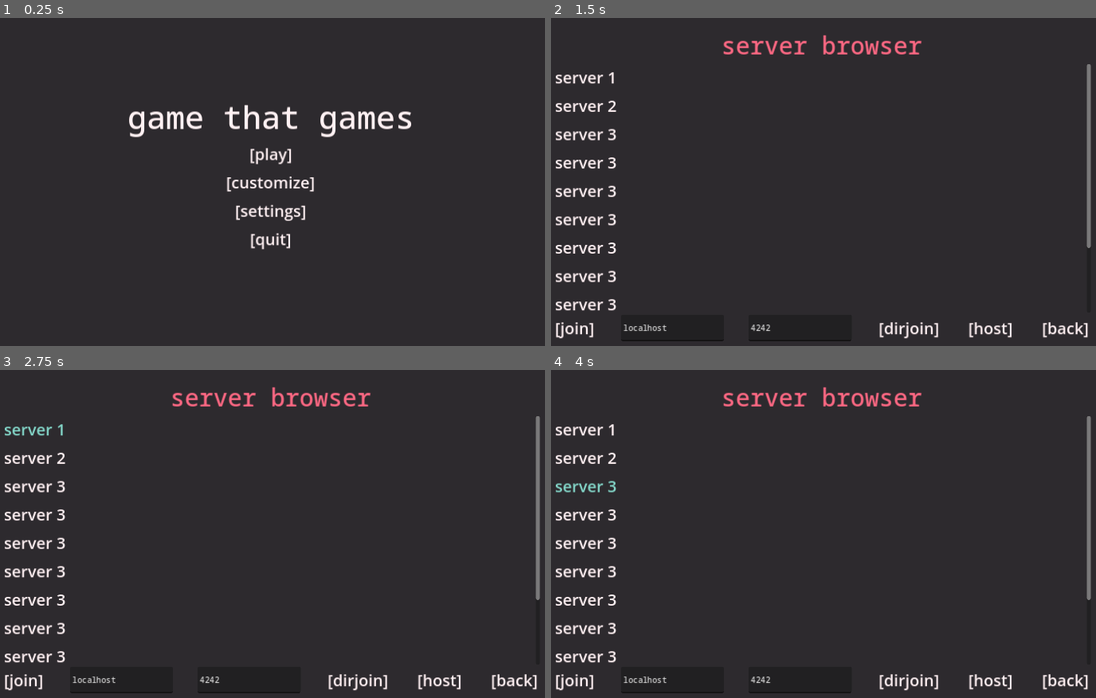
Above: before the commit, frames 1-4 (two rows, left to right).
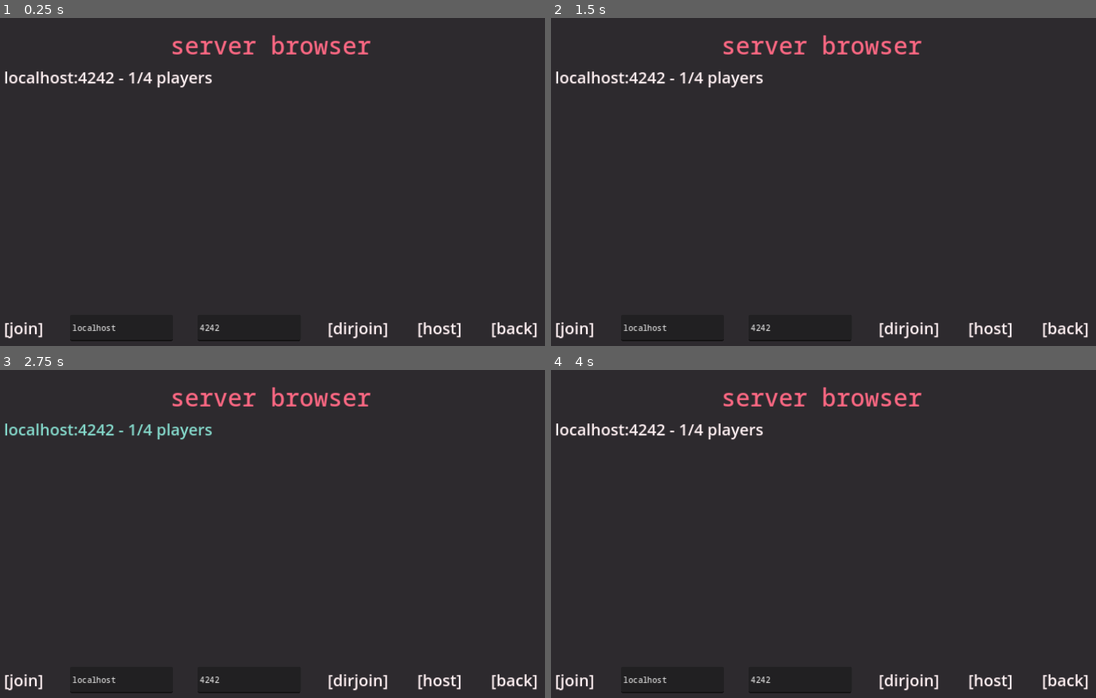
Above: after the commit, the same moments.

Repository: 4efk/new-mp-game
Game: Godot game, scene res://Menu/main_menu.tscn
Same seed, same stepped clock (60 frames per second), same inputs: the game is played once before the commit and once after it.
Inputs (mouse positions are in pixels of both pictures, inside the frame that each line leads up to):
- Up to frame 1 (0.25 s): no input
- Up to frame 2 (1.5 s): click (660, 77) at 0.5 s, where only the run after the commit has a clickable "localhost:4242 - 1/4 players"; click (823, 152) at 1.25 s, where only the run before the commit has a clickable "[play]"
- Up to frame 3 (2.75 s): click (32, 429) at 2 s, where only the run before the commit has a clickable "server 1"
- Up to frame 4 (4 s): click (583, 458) at 2.75 s, where only the run before the commit has a clickable "server 2"; click (583, 484) at 3.5 s, where only the run before the commit has a clickable "server 3"

The runs differ from the first frame. In frame 1, 4.9% of the frame differs, in the area x 0-99%, y 5-99%; in frame 2, 2.7%; in frame 3, 2.7%; in frame 4, 2.7%.

Commit message:
server detection work

Diff:
--- /dev/null
+++ b/src/Menu/ServerBrowser/sb_server_button.gd
@@ -0,0 +1,7 @@
+extends Button
+
+@export var ip_address = 'localhost'
+@export var port = 4242
+
+func _on_pressed() -> void:
+	Networking.create_client(ip_address, port)
--- /dev/null
+++ b/src/Menu/ServerBrowser/sb_server_button.tscn
@@ -0,0 +1,14 @@
+[gd_scene load_steps=2 format=3 uid="uid://dx1d8plcirj2f"]
+
+[ext_resource type="Script" path="res://Menu/ServerBrowser/sb_server_button.gd" id="1_lxgeh"]
+
+[node name="ServerButton" type="Button"]
+focus_mode = 0
+theme_override_colors/font_hover_color = Color(0.521569, 0.854902, 0.8, 1)
+theme_override_colors/font_color = Color(1, 0.945098, 0.952941, 1)
+theme_override_font_sizes/font_size = 32
+text = "localhost:4242 - 1/4 players"
+flat = true
+script = ExtResource("1_lxgeh")
+
+[connection signal="pressed" from="." to="." method="_on_pressed"]
--- a/src/Menu/main_menu.gd
+++ b/src/Menu/main_menu.gd
@@ -1,10 +1,14 @@
 extends Control
+
+var server_browser_server_button = preload("res://Menu/ServerBrowser/sb_server_button.tscn")
 
 @onready var main_menu: Control = $MainMenu
 
 @onready var host_join_browser: Control = $HostJoinBrowser
 @onready var ip_address_lineedit: LineEdit = $HostJoinBrowser/VBoxContainer/Buttons/IPAddress
 @onready var port_lineedit: LineEdit = $HostJoinBrowser/VBoxContainer/Buttons/Port
+@onready var server_list: VBoxContainer = $HostJoinBrowser/VBoxContainer/ScrollContainer/Servers
+
 
 @onready var lobby: Control = $Lobby
 @onready var players_grid: GridContainer = $Lobby/VBoxContainer/PlayersGrid
@@ -32,6 +36,11 @@
 	customize_ui_player.get_node('CustomLetter').text = GlobalScript.settings['player_custom_letter']
 
 func _process(delta: float) -> void:
+	# server browser ui
+	#for available_server in Networking.available_servers:
+		#if server_list.has
+
+	# lobby ui
 	for node in players_grid.get_children():
 		if str(node.name).begins_with('Player'):
 			node.hide()
--- a/src/Menu/main_menu.tscn
+++ b/src/Menu/main_menu.tscn
@@ -1,7 +1,8 @@
-[gd_scene load_steps=4 format=3 uid="uid://2unws7tipg78"]
+[gd_scene load_steps=5 format=3 uid="uid://2unws7tipg78"]
 
 [ext_resource type="FontFile" uid="uid://cx0pcfqcm8158" path="res://Fonts/NotoSansMono-Medium.ttf" id="1_16r03"]
 [ext_resource type="Script" path="res://Menu/main_menu.gd" id="1_nmt8t"]
+[ext_resource type="PackedScene" uid="uid://dx1d8plcirj2f" path="res://Menu/ServerBrowser/sb_server_button.tscn" id="3_53wn7"]
 
 [sub_resource type="RectangleShape2D" id="RectangleShape2D_dvtrj"]
 size = Vector2(128, 64)
@@ -16,6 +17,7 @@
 script = ExtResource("1_nmt8t")
 
 [node name="MainMenu" type="Control" parent="."]
+visible = false
 layout_mode = 1
 anchors_preset = 15
 anchor_right = 1.0
@@ -109,7 +111,6 @@
 flat = true
 
 [node name="HostJoinBrowser" type="Control" parent="."]
-visible = false
 layout_mode = 1
 anchors_preset = 15
 anchor_right = 1.0
@@ -147,113 +148,8 @@
 custom_minimum_size = Vector2(0, 500)
 layout_mode = 2
 
-[node name="Server1" type="Button" parent="HostJoinBrowser/VBoxContainer/ScrollContainer/Servers"]
-layout_mode = 2
-focus_mode = 0
-theme_override_colors/font_hover_color = Color(0.521569, 0.854902, 0.8, 1)
-theme_override_colors/font_color = Color(1, 0.945098, 0.952941, 1)
-theme_override_font_sizes/font_size = 32
-text = "server 1"
-flat = true
-
-[node name="Server2" type="Button" parent="HostJoinBrowser/VBoxContainer/ScrollContainer/Servers"]
-layout_mode = 2
-focus_mode = 0
-theme_override_colors/font_hover_color = Color(0.521569, 0.854902, 0.8, 1)
-theme_override_colors/font_color = Color(1, 0.945098, 0.952941, 1)
-theme_override_font_sizes/font_size = 32
-text = "server 2"
-flat = true
-
-[node name="Server3" type="Button" parent="HostJoinBrowser/VBoxContainer/ScrollContainer/Servers"]
-layout_mode = 2
-focus_mode = 0
-theme_override_colors/font_hover_color = Color(0.521569, 0.854902, 0.8, 1)
-theme_override_colors/font_color = Color(1, 0.945098, 0.952941, 1)
-theme_override_font_sizes/font_size = 32
-text = "server 3"
-flat = true
-
-[node name="Server4" type="Button" parent="HostJoinBrowser/VBoxContainer/ScrollContainer/Servers"]
-layout_mode = 2
-focus_mode = 0
-theme_override_colors/font_hover_color = Color(0.521569, 0.854902, 0.8, 1)
-theme_override_colors/font_color = Color(1, 0.945098, 0.952941, 1)
-theme_override_font_sizes/font_size = 32
-text = "server 3"
-flat = true
-
-[node name="Server5" type="Button" parent="HostJoinBrowser/VBoxContainer/ScrollContainer/Servers"]
-layout_mode = 2
-focus_mode = 0
-theme_override_colors/font_hover_color = Color(0.521569, 0.854902, 0.8, 1)
-theme_override_colors/font_color = Color(1, 0.945098, 0.952941, 1)
-theme_override_font_sizes/font_size = 32
-text = "server 3"
-flat = true
-
-[node name="Server6" type="Button" parent="HostJoinBrowser/VBoxContainer/ScrollContainer/Servers"]
-layout_mode = 2
-focus_mode = 0
-theme_override_colors/font_hover_color = Color(0.521569, 0.854902, 0.8, 1)
-theme_override_colors/font_color = Color(1, 0.945098, 0.952941, 1)
-theme_override_font_sizes/font_size = 32
-text = "server 3"
-flat = true
-
-[node name="Server7" type="Button" parent="HostJoinBrowser/VBoxContainer/ScrollContainer/Servers"]
-layout_mode = 2
-focus_mode = 0
-theme_override_colors/font_hover_color = Color(0.521569, 0.854902, 0.8, 1)
-theme_override_colors/font_color = Color(1, 0.945098, 0.952941, 1)
-theme_override_font_sizes/font_size = 32
-text = "server 3"
-flat = true
-
-[node name="Server8" type="Button" parent="HostJoinBrowser/VBoxContainer/ScrollContainer/Servers"]
-layout_mode = 2
-focus_mode = 0
-theme_override_colors/font_hover_color = Color(0.521569, 0.854902, 0.8, 1)
-theme_override_colors/font_color = Color(1, 0.945098, 0.952941, 1)
-theme_override_font_sizes/font_size = 32
-text = "server 3"
-flat = true
-
-[node name="Server9" type="Button" parent="HostJoinBrowser/VBoxContainer/ScrollContainer/Servers"]
-layout_mode = 2
-focus_mode = 0
-theme_override_colors/font_hover_color = Color(0.521569, 0.854902, 0.8, 1)
-theme_override_colors/font_color = Color(1, 0.945098, 0.952941, 1)
-theme_override_font_sizes/font_size = 32
-text = "server 3"
-flat = true
-
-[node name="Server10" type="Button" parent="HostJoinBrowser/VBoxContainer/ScrollContainer/Servers"]
-layout_mode = 2
-focus_mode = 0
-theme_override_colors/font_hover_color = Color(0.521569, 0.854902, 0.8, 1)
-theme_override_colors/font_color = Color(1, 0.945098, 0.952941, 1)
-theme_override_font_sizes/font_size = 32
-text = "server 3"
-flat = true
-
-[node name="Server11" type="Button" parent="HostJoinBrowser/VBoxContainer/ScrollContainer/Servers"]
-layout_mode = 2
-focus_mode = 0
-theme_override_colors/font_hover_color = Color(0.521569, 0.854902, 0.8, 1)
-theme_override_colors/font_color = Color(1, 0.945098, 0.952941, 1)
-theme_override_font_sizes/font_size = 32
-text = "server 3"
-flat = true
-
-[node name="Server12" type="Button" parent="HostJoinBrowser/VBoxContainer/ScrollContainer/Servers"]
-layout_mode = 2
-focus_mode = 0
-theme_override_colors/font_hover_color = Color(0.521569, 0.854902, 0.8, 1)
-theme_override_colors/font_color = Color(1, 0.945098, 0.952941, 1)
-theme_override_font_sizes/font_size = 32
-text = "server 3"
-flat = true
+[node name="ServerButton" parent="HostJoinBrowser/VBoxContainer/ScrollContainer/Servers" instance=ExtResource("3_53wn7")]
+layout_mode = 2
 
 [node name="Buttons" type="HBoxContainer" parent="HostJoinBrowser/VBoxContainer"]
 layout_mode = 2
--- a/src/Networking/networking.gd
+++ b/src/Networking/networking.gd
@@ -12,6 +12,7 @@
 var self_server_port : int
 
 var available_servers = {}
+var available_server_timeout_time = 4
 var server_info = {}
 var connected_players = {}
 var in_game = false
@@ -91,9 +92,15 @@
 	if packet:
 		if len(packet.split('/')) == 3 and packet.split('/')[0].is_valid_ip_address():
 			var server_data = packet.split('/')
-			available_servers[server_data[0]+':'+server_data[1]] = [server_data[0], int(server_data[1]), int(server_data[2])]
+			available_servers[server_data[0]+':'+server_data[1]] = [server_data[0], int(server_data[1]), int(server_data[2]), available_server_timeout_time]
 
-			print(available_servers)
+	#print(len(available_servers))
+	print(available_servers.keys())
+
+	for server in available_servers:
+		available_servers[server][3] -= delta
+		if available_servers[server][3] <= 0:
+			available_servers.erase(server)
 	#print(multiplayer.get_unique_id(), connected_players, '\n')
 
 func _on_broadcast_timer_timeout() -> void:
